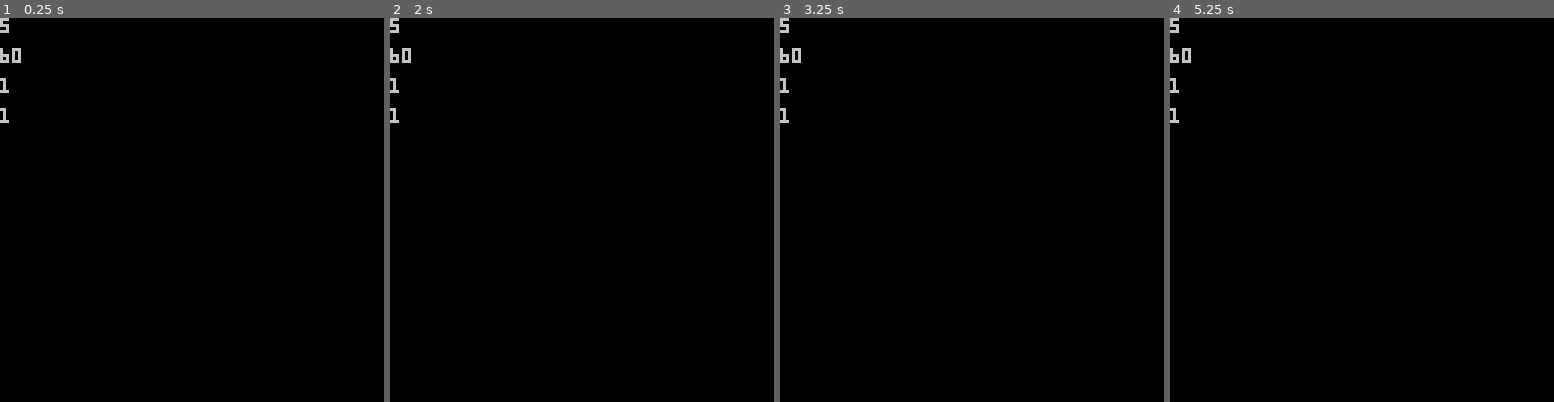
Above: before the commit, frames 1-4 (left to right).
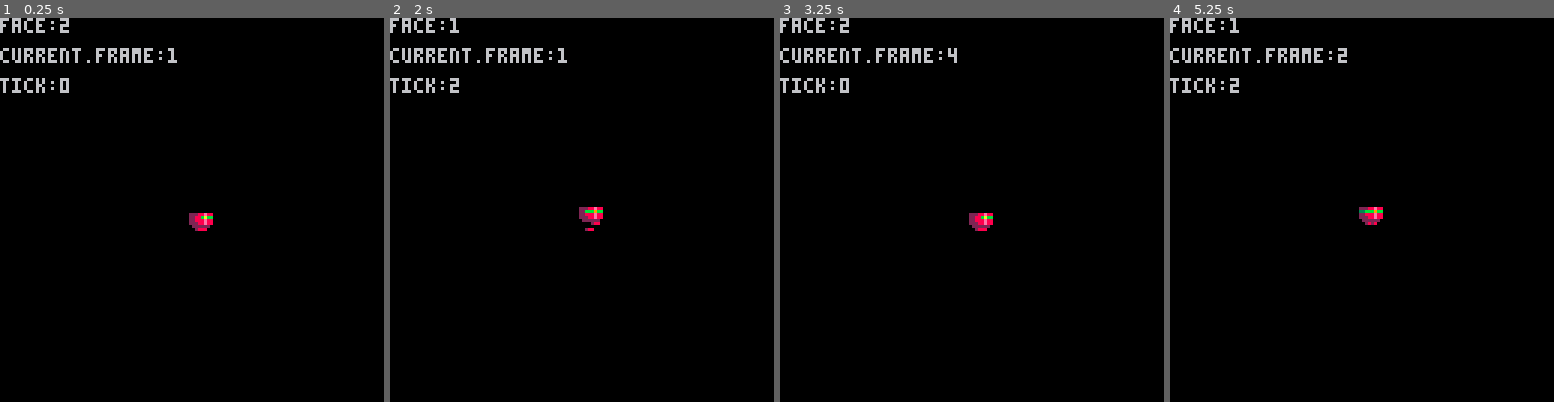
Above: after the commit, the same moments.

Repository: neilpopham/pico8
Game: PICO-8 cartridge tests/create_item.p8
Two runs of this game, one before a commit and one after it. Both use one fixed random seed, a clock stepped at 60 frames per second and the inputs below.
Inputs:
- Up to frame 1 (0.25 s): no input
- Up to frame 2 (2 s): hold Left from 1.97 s (still down)
- Up to frame 3 (3.25 s): release Left at 2.37 s; hold Right from 2.87 s (still down)
- Up to frame 4 (5.25 s): release Right at 3.53 s; hold Right 4.13-4.53 s; hold Left from 5.13 s (still down)

The runs differ from the first frame. In frame 1, 1.6% of the frame differs, in the area x 0-56%, y 0-56%; in frame 2, 1.6%; in frame 3, 1.6%; in frame 4, 1.6%.

Commit message:
Bugfixed anim and added some sprites

Diff:
--- a/tests/create_item.p8
+++ b/tests/create_item.p8
@@ -52,6 +52,34 @@
    self.stage[name]=create_stage(ticks,loop,left,right)
   end
  }
+ i.draw=function(self)
+  sprite=self.animate(self)
+  spr(sprite,self.x,self.y)
+ end
+ i.animate=function(self)
+  local current=self.anim.current
+  local stage=self.anim.stage[current.stage]
+  local face=stage.face[current.face]
+  if current.loop then
+   current.tick=current.tick+1
+   if current.tick==stage.ticks then
+    current.tick=0
+    current.frame=current.frame+1
+    if current.frame>face.fcount then
+     if stage.loop then
+      current.frame=1
+     elseif stage.next then
+      current:set(stage.next)
+      face=self.anim.stage[current.stage].face[current.face]
+     else
+      current.frame=face.fcount
+      current.loop=false
+     end
+    end
+   end
+  end
+  return face.frames[current.frame]
+ end
  return i
 end
 
@@ -61,36 +89,84 @@
   -- check buttons
   -- update animation
 
-  -- if btn(0) then self.anim.current.face=dir.left
-  -- if btn(1) then self.anim.current.face=dir.right
+  if btn(0) then
+   local face=self.anim.current.face
+   self.anim.current.face=dir.left
+   --if face~=dir.left then
+    --self.anim.current:reset()
+   --end
+   if face==dir.right then
+    self.anim.current:set("turn")
+   end
+  end
+  if btn(1) then
+   local face=self.anim.current.face
+   self.anim.current.face=dir.right
+   --if face~=dir.right then
+    --self.anim.current:reset()
+   --end
+   if face==dir.left then
+    self.anim.current:set("turn")
+   end
+  end
  end
  return i
 end
 
-function create_stage(ticks,loop,left,right)
+function create_stage(ticks,loop,left,right,next)
  local s={
   ticks=ticks,
   loop=loop,
-  face={{frames=left},{frames=right}}
+  face={{frames=left},{frames=right}},
+  next=next
  }
  return s
 end
 
 function _init()
- p=create_controllable_item(60,120,{1,1})
- p.anim:add_stage("still",4,false,{1,2,3},{4,5,6})
- p.anim:add_stage("walk",4,true,{7,8,9},{10,11,12})
+ p=create_controllable_item(63,63,{1,1})
+ p.anim:add_stage("still",1,false,{16},{17})
+ p.anim:add_stage("walk",20,true,{7,8},{10,11,12})
+ p.anim:add_stage("turn",5,false,{21,19,22,16},{18,19,20,17},"still")
  p.anim:init("still",dir.right)
 end
 
-function _update()
-
+function _update60()
+ p:update()
 end
 
 function _draw()
  cls()
- print(p.anim.stage.still.face[2].frames[2],0,0)
- print(p.x,0,10)
- print(p.ax,0,20)
- print(p.anim.current.frame,0,30)
+ p:draw()
+
+
+ print("current.frame:"..p.anim.current.frame,0,10)
+ print("face:"..p.anim.current.face,0,0)
+ print("tick:"..p.anim.current.tick,0,20)
 end
+…(26 lines of a section not shown)…
Not shown, changed: 25 lines of the sprite sheet (__gfx__) section of tests/create_item.p8
Not shown, added: tests/create_item.png
Not shown, added: tests/create_item.png.pyxel
